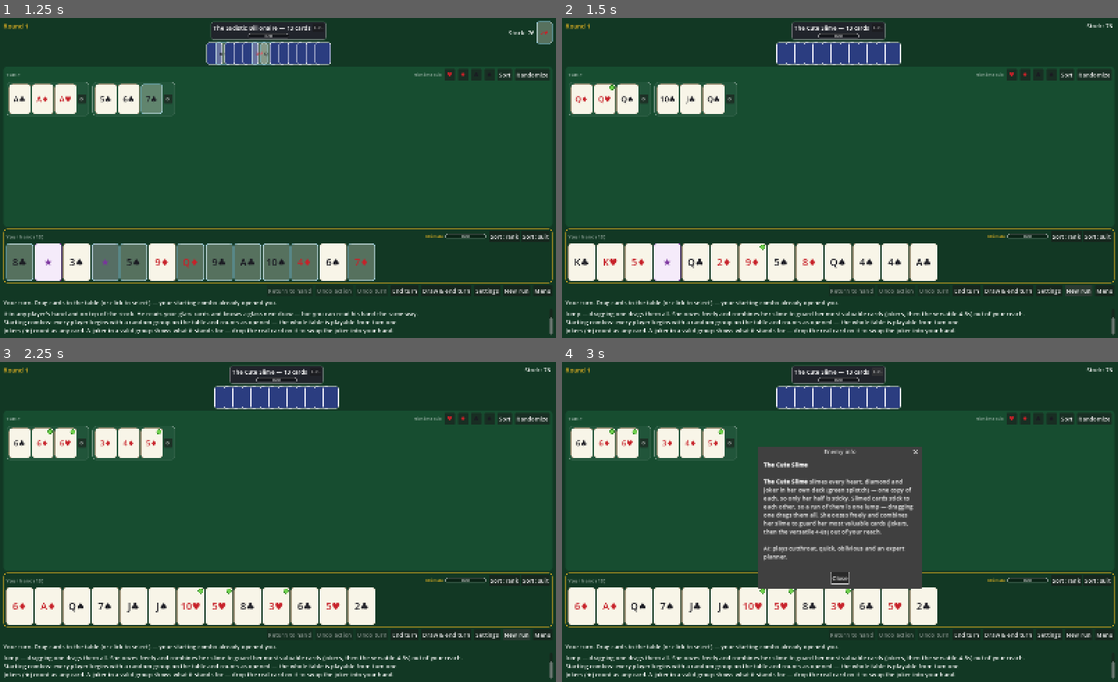
Above: before the commit, frames 1-4 (two rows, left to right).
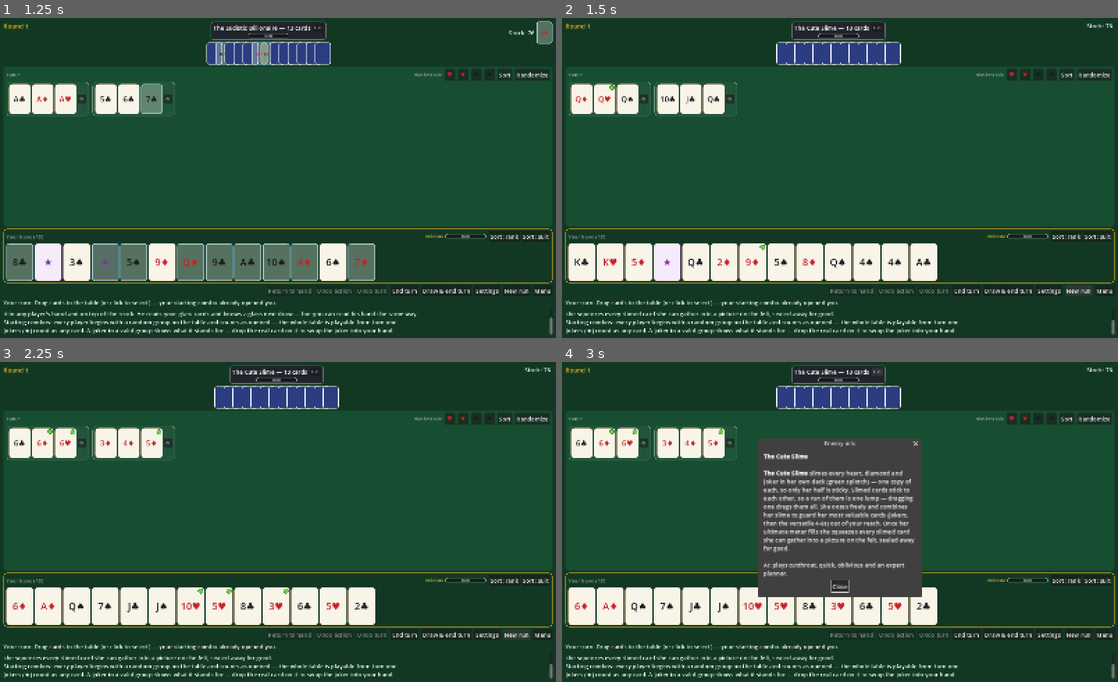
Above: after the commit, the same moments.

Repository: batsling/Machiavelli-Roguelike
Game: Godot game, scene res://scenes/main.tscn
Two runs of this game, one before a commit and one after it. Both use one fixed random seed, a clock stepped at 60 frames per second and the inputs below.
Inputs:
- Up to frame 1 (1.25 s): click "Roguelike run" at 0.5 s
- Up to frame 2 (1.5 s): click "New run" at 1.25 s
- Up to frame 3 (2.25 s): click "New run" at 2 s
- Up to frame 4 (3 s): click "Info" at 2.75 s

Frame 1 is identical in both runs. In frame 2, 0.6% of the frame differs, in the area x 0-100%, y 91-95%; in frame 3, 0.6%; in frame 4, 5.4%, in the area x 0-100%, y 23-95%.

Commit message:
Cute Slime ultimate: seal gathered slime into a picture group
When her ultimate meter fills AND enough slimed cards can be legally
gathered, she squeezes them into a picture on the felt — a heart (16), a
ladybug (12) or a flower (9), the grandest that fits — and her meter resets.

- Gathering: slimed cards from her own hand (naturals first, wildcard
  jokers last, respecting the play cap) plus the table's. Table slime comes
  in two passes: free donations whose groups stay valid (or empty) without
  them, then group-cracking single extractions accepted only when GreedyAI's
  repair engine can legally rearrange the leftovers — the mend is planned
  into the move, so the ultimate always leaves the whole table valid.
- Engine: GameManager.move_cards_to_new_shape stages a picture group on grid
  cells with the usual staging/undo/legality; CardSet.sticky_cluster reads
  grid adjacency inside shapes, so an all-slimed picture moves as one lump
  nothing can legally absorb — the cards are sealed.
- GreedyAI: apply_move realizes shape moves (picture + leftover repair +
  meter drain); picture cards are immovable to every planner and shape
  groups stay out of the deep planner's board model, so no brain (not even
  hers) ever unpicks a picture.
- Templates: ULT_HEART joined by ULT_LADYBUG and ULT_FLOWER; she holds a
  full meter until a picture actually fits.
- Tests: unit coverage (fires with gatherable slime, seals a valid picture,
  resets the meter, holds below full meter or without legal slime) plus
  seeded AI-vs-AI driven games where ultimates fire mid-game with the table
  valid and card conservation intact every turn.

Co-Authored-By: Claude Fable 5 <noreply@anthropic.com>
Claude-Session: https://claude.ai/code/session_01AF6nArXphbTbdramXkH1i3

Diff:
--- a/scripts/ai/cute_slime.gd
+++ b/scripts/ai/cute_slime.gd
@@ -25,18 +25,31 @@
 ## she consolidates her slime, never shuffles in circles. The guard runs even on
 ## a turn with no ordinary play: she reworks the felt and then draws, keeping the
 ## rearrangement (GameManager.draw_and_end_turn), so she never wastes the guard.
-
-## Groundwork for her planned ultimate: once her meter fills she will gather
-## the slimed cards she can and arrange them into a picture on the felt — a
-## heart, a ladybug, a flower — as a shape group (CardSet.set_shape) that any
-## card of can be played off in any direction that feasibly works. The heart
-## template is laid out here as grid cells, row by row:
-##   . X . X .
-##   X X X X X
-##   X X X X X
-##   . X X X .
-##   . . X . .
-## The ladybug and flower templates land with the ultimate itself.
+##
+## Ultimate: when her meter fills AND enough slimed cards can be gathered
+## legally, she squeezes them into a picture on the felt — a heart, a ladybug
+## or a flower (see the template block below) — sealing them away as one
+## immovable lump, and her meter resets. She holds a full meter until a
+## picture actually fits.
+
+## Her ultimate: once her meter is full she gathers every slimed card she can
+## and squeezes them into a picture on the felt — a heart, a ladybug or a
+## flower, grandest first. The slime comes from her own hand (naturals first;
+## her joker wildcards only as a last resort) and from table groups that can
+## legally spare it: the cards left behind in every donor group must still be
+## a valid group, or nothing at all. The picture is a shape group
+## (CardSet.set_shape) — valid as one connected patch — and because every card
+## in it is slimed it moves only as a single lump nothing else on the table
+## can legally absorb: the cards are sealed out of reach. Building it counts
+## as playing the hand cards it swallowed; spending the ultimate resets her
+## meter to zero. Templates are grid cells, row by row:
+##
+##   heart (16)    ladybug (12)    flower (9)
+##   . X . X .      . X X .         . X .
+##   X X X X X      X X X X         X X X
+##   X X X X X      X X X X         . X .
+##   . X X X .      . X X .         X X .
+##   . . X . .                      . X X
 const ULT_HEART: Array[Vector2i] = [
 	Vector2i(1, 0), Vector2i(3, 0),
 	Vector2i(0, 1), Vector2i(1, 1), Vector2i(2, 1), Vector2i(3, 1), Vector2i(4, 1),
@@ -44,6 +57,28 @@
 	Vector2i(1, 3), Vector2i(2, 3), Vector2i(3, 3),
 	Vector2i(2, 4),
 ]
+const ULT_LADYBUG: Array[Vector2i] = [
+	Vector2i(1, 0), Vector2i(2, 0),
+	Vector2i(0, 1), Vector2i(1, 1), Vector2i(2, 1), Vector2i(3, 1),
+	Vector2i(0, 2), Vector2i(1, 2), Vector2i(2, 2), Vector2i(3, 2),
+	Vector2i(1, 3), Vector2i(2, 3),
+]
+const ULT_FLOWER: Array[Vector2i] = [
+	Vector2i(1, 0),
+	Vector2i(0, 1), Vector2i(1, 1), Vector2i(2, 1),
+	Vector2i(1, 2),
+	Vector2i(0, 3), Vector2i(1, 3),
+	Vector2i(1, 4), Vector2i(2, 4),
+]
+
+## The three picture templates, grandest first — the ultimate builds the
+## biggest one the slime at hand can fill.
+static func ult_templates() -> Array[Dictionary]:
+	return [
+		{"name": "heart", "cells": ULT_HEART},
+		{"name": "ladybug", "cells": ULT_LADYBUG},
+		{"name": "flower", "cells": ULT_FLOWER},
+	]
 
 ## Build one of her picture groups from a template and the cards to fill it
 ## (in template order). Needs exactly as many cards as the template has cells;
@@ -71,7 +106,9 @@
 		+ "Slimed cards stick to each other, so a run of them is one lump — " \
 		+ "dragging one drags them all. She oozes freely and combines her slime " \
 		+ "to guard her most valuable cards (jokers, then the versatile 4-8s) " \
-		+ "out of your reach."
+		+ "out of your reach. Once her ultimate meter fills she squeezes every " \
+		+ "slimed card she can gather into a picture on the felt, sealed away " \
+		+ "for good."
 
 ## Slime every heart, diamond and joker that came from her own deck, wherever
 ## they sit right after the deal (the stock and every player's hand). Only her
@@ -105,6 +142,11 @@
 func plan_strategy_move(gm: GameManager) -> Dictionary:
 	if not gm.current_player_is_open():
 		return {}
+	# The ultimate outranks the guard: a charged meter plus enough gatherable
+	# slime for a picture fires it (see the template block above).
+	var ult := _plan_ultimate(gm)
+	if not ult.is_empty():
+		return ult
 	var melds := gm.board.melds
 	# The lock score each group contributes right now, so a candidate only has
 	# to re-score the two groups it changes.
@@ -141,6 +183,205 @@
 						"text": _guard_text(c, _has_joker(grown))}
 	return best
 
+# --- The ultimate -------------------------------------------------------------
+
+## How many board relocations the ultimate may owe the leftover table: after
+## she pulls slimed cards out of their groups, the remainder must be mendable
+## within this many moves (GreedyAI's repair engine), or she takes less.
+const ULT_REPAIR_BUDGET := 12
+
+## The ultimate as a strategy move, or {} when the meter isn't full or no
+## template can be filled legally. She prefers pulling slime OFF THE TABLE
+## (sealing the most valuable cards — jokers, then the versatile 4-8s — away
+## from the player), topping the picture up from her own hand: naturals first,
+## her wildcard jokers only if nothing else reaches the count. Hand cards
+## respect the play cap. GreedyAI.apply_move realizes the move through
+## GameManager.move_cards_to_new_shape (plus the leftover repair) and resets
+## her meter.
+func _plan_ultimate(gm: GameManager) -> Dictionary:
+	var me := gm.current_player()
+	if gm.meter_max <= 0 or me.meter < gm.meter_max:
+		return {}
+	var naturals: Array[Card] = []
+	var jokers: Array[Card] = []
+	for c in me.hand:
+		if not c.is_sticky():
+			continue
+		if c.is_joker:
+			jokers.append(c)
+		else:
+			naturals.append(c)
+	var hand_cap := naturals.size() + jokers.size()
+	if gm.max_plays_per_turn > 0:
+		hand_cap = clampi(gm.max_plays_per_turn - gm.cards_played_this_turn(), 0, hand_cap)
+	# A cheap ceiling on what could ever be gathered, so hopeless templates
+	# are skipped before any repair work is spent.
+	var table_slimed := 0
+	for m in gm.board.melds:
+		if m.is_shape():
+			continue
+		for c in m.cards:
+			if c.is_sticky():
+				table_slimed += 1
+	for template: Dictionary in ult_templates():
+		var cells: Array[Vector2i] = template["cells"]
+		var need := cells.size()
+		if table_slimed + hand_cap < need:
+			continue
+		var gathered := _gather_table_slime(gm, need, need - mini(hand_cap, need))
+		if gathered.is_empty():
+			continue
+		var pick: Array[Card] = (gathered["cards"] as Array[Card]).duplicate()
+		var hand_needed: int = need - pick.size()
+		var natural_count := mini(hand_needed, naturals.size())
+		for i in natural_count:
+			pick.append(naturals[i])
+		for i in hand_needed - natural_count:
+			pick.append(jokers[i])
+		var placed := {}
+		for i in cells.size():
+			placed[pick[i]] = cells[i]
+		return {"cards": pick, "dest": null, "shape_cells": placed,
+			"shape_repair": gathered["final_melds"],
+			"shape_repair_moved": gathered["moved"],
+			"ult": true, "strategy": true,
+			"text": "unleashes her ultimate — squeezes %d slimed cards into a %s on the felt"
+				% [pick.size(), template["name"]]}
+	return {}
+
+## Gather up to `want` slimed cards off the table, never leaving leftovers
+## that can't be legally rearranged. Phase 1 takes the free donations — cards
+## whose groups stay valid (or empty) without them, chosen by the per-group
+## subset DP below. Phase 2 cracks groups open one slimed card at a time,
+## keeping only extractions GreedyAI's repair engine can still mend within
+## ULT_REPAIR_BUDGET relocations. Returns {} when fewer than `min_take` cards
+## are gatherable; otherwise {"cards": the extracted slime, "final_melds": the
+## repaired leftover board (Array of Array[Card]), "moved": the cards the
+## repair relocates} — the caller owes the table that rearrangement.
+func _gather_table_slime(gm: GameManager, want: int, min_take: int) -> Dictionary:
+	# Phase 1: the best free donations, at most one batch per group.
+	var donations: Array = []
+	for m in gm.board.melds:
+		if m.is_shape():
+			continue
+		var options := _donation_options(m)
+		if not options.is_empty():
+			donations.append(options)
+	var dp := {0: {"score": 0, "picks": []}}
+	for options: Array in donations:
+		var next := {}
+		for s: int in dp:
+			_dp_offer(next, s, dp[s]["score"], dp[s]["picks"])
+			for take: Array in options:
+				var s2: int = s + take.size()
+				if s2 > want:
+					continue
+				var picks: Array = (dp[s]["picks"] as Array).duplicate()
+				picks.append(take)
+				_dp_offer(next, s2, dp[s]["score"] + _donation_score(take), picks)
+		dp = next
+	var taken: Array[Card] = []
+	for count in range(want, -1, -1):
+		if dp.has(count):
+			for take: Array in dp[count]["picks"]:
+				for c: Card in take:
+					taken.append(c)
+			break
+	# The leftover board as a model the repair engine understands.
+	var model: Array = []
+	for m in gm.board.melds:
+		if m.is_shape():
+			continue
+		var arr: Array[Card] = m.cards.duplicate()
+		for c in taken:
+			arr.erase(c)
+		model.append(arr)
+	# Phase 2: crack groups open a card at a time, most valuable slime first.
+	if taken.size() < want:
+		var singles: Array[Card] = []
+		for arr: Array[Card] in model:
+			for c in arr:
+				if c.is_sticky():
+					singles.append(c)
+		singles.sort_custom(func(a: Card, b: Card) -> bool:
+			return _importance(a) > _importance(b))
+		for c in singles:
+			if taken.size() >= want:
+				break
+			var arr := _model_arr_of(model, c)
+			arr.erase(c)
+			var probe := _copy_model(model)
+			if GreedyAI._repair_board(probe, ULT_REPAIR_BUDGET, {}, [0]) == null:
+				arr.append(c)  # this one can't leave legally — put it back
+			else:
+				taken.append(c)
+	if taken.size() < min_take:
+		return {}
+	# Mend the leftover for real. Every phase-2 step was verified mendable, so
+	# this can only be the no-op mend of an already-valid leftover, or the
+	# same repair the last verification found.
+	var repairs: Variant = GreedyAI._repair_board(model, ULT_REPAIR_BUDGET, {}, [0])
+	if repairs == null:
+		return {}
+	var moved: Array[Card] = []
+	for op: Dictionary in repairs:
+		moved.append(op["card"])
+	var final_melds: Array = []
+	for arr: Array[Card] in model:
+		if not arr.is_empty():
+			final_melds.append(arr)
+	return {"cards": taken, "final_melds": final_melds, "moved": moved}
+
+## The model group currently holding this card.
+func _model_arr_of(model: Array, c: Card) -> Array[Card]:
+	for arr: Array[Card] in model:
+		if arr.has(c):
+			return arr
+	var none: Array[Card] = []
+	return none
+
+## A working copy of a board model (fresh inner arrays, shared card refs).
+func _copy_model(model: Array) -> Array:
+	var out: Array = []
+	for arr: Array[Card] in model:
+		out.append(arr.duplicate())
+	return out
+
+## Every non-empty batch of slimed cards this group can give up legally: the
+## cards left behind must still be a valid group, or nothing at all (only
+## possible when the whole group was slimed). Enumerated exhaustively — a
+## group holds at most 13 cards.
+func _donation_options(m: CardSet) -> Array:
+	var slimed: Array[Card] = []
+	for c in m.cards:
+		if c.is_sticky():
+			slimed.append(c)
+	var out: Array = []
+	if slimed.is_empty() or slimed.size() > 13:
+		return out
+	for mask in range(1, 1 << slimed.size()):
+		var take: Array[Card] = []
+		for i in slimed.size():
+			if mask & (1 << i):
+				take.append(slimed[i])
+		var rest: Array[Card] = m.cards.duplicate()
+		for c in take:
+			rest.erase(c)
+		if rest.is_empty() or Rules.is_valid_meld(rest):
+			out.append(take)
+	return out
+
+## Keep the best-scoring way to reach each table-card count.
+func _dp_offer(dp: Dictionary, count: int, score: int, picks: Array) -> void:
+	if not dp.has(count) or dp[count]["score"] < score:
+		dp[count] = {"score": score, "picks": picks}
+
+func _donation_score(take: Array) -> int:
+	var score := 0
+	for c: Card in take:
+		score += _importance(c)
+	return score
+
 func _guard_text(c: Card, seals_joker: bool) -> String:
 	if seals_joker:
 		return "oozes %s over to seal a joker in slime" % c.label()
--- a/scripts/ai/greedy_ai.gd
+++ b/scripts/ai/greedy_ai.gd
@@ -409,9 +409,14 @@
 		if pulls.size() > budget:
 			continue
 		# Board model minus the pulled cards; the target itself is valid, so only
-		# the donor melds it thinned might need repairing.
+		# the donor melds it thinned might need repairing. Shape (picture)
+		# groups stay out of the model entirely: they are valid by shape rules
+		# (a line-rule repair would read them as broken), their cards are
+		# immovable, and _apply_rearrange only ever moves modelled cards.
 		var melds: Array = []
 		for m in gm.board.melds:
+			if m.is_shape():
+				continue
 			var arr: Array[Card] = m.cards.duplicate()
 			for p in pulls:
 				arr.erase(p)
@@ -450,15 +455,16 @@
 
 ## Table cards the current player must not lift on their own: those slimed into
 ## a cluster with a neighbour (lifting one drags the whole cluster). A player
-## that ignores_sticky (the Cute Slime) has none. The deep planner simply leaves
-## these where they are, planning only moves it can actually make.
+## that ignores_sticky (the Cute Slime) has none. Cards sealed inside a shape
+## (picture) group are immovable for EVERYONE — even the slime's own planner
+## never unpicks her ultimate. The deep planner simply leaves these where they
+## are, planning only moves it can actually make.
 static func _immovable_cards(gm: GameManager) -> Dictionary:
 	var out := {}
-	if gm.current_player().ignores_sticky:
-		return out
+	var slides_freely := gm.current_player().ignores_sticky
 	for m in gm.board.melds:
 		for c in m.cards:
-			if m.sticky_cluster(c).size() > 1:
+			if m.is_shape() or (not slides_freely and m.sticky_cluster(c).size() > 1):
 				out[c] = true
 	return out
 
@@ -828,6 +834,22 @@
 		if profile != null and profile.picks_safe_joker_reps() and not gm.board.melds.is_empty():
 			_choose_joker_reps(gm, gm.board.melds[-1])
 		return
+	# An ultimate-style shape move builds a picture group on its grid cells
+	# (the Cute Slime's ult). Pulling the picture's cards out may have broken
+	# donor groups; the move carries the repair (planned by the same engine as
+	# deep rearrangements) that mends the leftover table. Spending the
+	# ultimate drains the meter.
+	if move.has("shape_cells"):
+		var shape_err := gm.move_cards_to_new_shape(move["cards"], move["shape_cells"])
+		if shape_err != "":
+			push_warning("GreedyAI staged an illegal shape move (%s)" % shape_err)
+			return
+		if move.has("shape_repair"):
+			_apply_rearrange(gm, {"rearrange": move["shape_repair"],
+				"cards": move["shape_repair_moved"]})
+		if move.get("ult", false):
+			gm.current_player().meter = 0
+		return
 	var cards: Array[Card] = move["cards"]
 	var dest: CardSet = move["dest"]
 	var err := ""
--- a/scripts/engine/card_set.gd
+++ b/scripts/engine/card_set.gd
@@ -147,7 +147,10 @@
 ## card with no slimed neighbour) is always its own singleton. Adjacency is read
 ## from the meld's display order — what the player actually sees on the felt —
 ## so the cards it drags are the cards sitting next to it, and the cluster is
-## returned in that left-to-right order.
+## returned in that left-to-right order. In a shape (picture) group adjacency
+## is the grid instead: slimed cards touching up/down/left/right stick, so a
+## picture built entirely of slimed cards (the slime's ultimate) moves as one
+## lump — which nothing else on the table can legally absorb, sealing it.
 func sticky_cluster(start_card: Card) -> Array[Card]:
 	var cluster: Array[Card] = []
 	if not cards.has(start_card):
@@ -155,6 +158,8 @@
 	if not start_card.is_sticky():
 		cluster.append(start_card)
 		return cluster
+	if is_shape():
+		return _shape_sticky_cluster(start_card)
 	var order := Rules.display_order(cards)
 	var idx := order.find(start_card)
 	var lo := idx
@@ -166,3 +171,22 @@
 	for i in range(lo, hi + 1):
 		cluster.append(order[i])
 	return cluster
+
+## Flood the shape's grid from start_card over slimed cards touching edge to
+## edge — the picture-group reading of the sticky bond.
+func _shape_sticky_cluster(start_card: Card) -> Array[Card]:
+	var cluster: Array[Card] = []
+	var frontier: Array[Card] = [start_card]
+	var seen := {}
+	while not frontier.is_empty():
+		var c: Card = frontier.pop_back()
+		if seen.has(c):
+			continue
+		seen[c] = true
+		cluster.append(c)
+		var cell: Vector2i = shape_cells[c]
+		for step in [Vector2i.LEFT, Vector2i.RIGHT, Vector2i.UP, Vector2i.DOWN]:
+			var n := card_at(cell + step)
+			if n != null and n.is_sticky() and not seen.has(n):
+				frontier.append(n)
+	return cluster
--- a/scripts/engine/game_manager.gd
+++ b/scripts/engine/game_manager.gd
@@ -193,6 +193,33 @@
 	_lock_table_jokers()
 	return ""
 
+## Move cards (from hand and/or table) into a brand-new SHAPE (picture) group
+## laid out on the given grid cells — `cells` maps every moved card to its
+## Vector2i cell, exactly one per card. Same staging, undo and legality as
+## move_cards_to_new_meld; the picture itself is valid when its cells form one
+## connected patch (CardSet). This is what the Cute Slime's ultimate plays
+## through. Returns "" on success or a human-readable reason.
+func move_cards_to_new_shape(cards_to_move: Array[Card], cells: Dictionary) -> String:
+	if cards_to_move.is_empty():
+		return ""
+	# The sticky expansion must not smuggle in cards the picture has no cell
+	# for (a mover bound by slime could drag extras along), so settle the real
+	# card list first and demand a perfect card<->cell match.
+	cards_to_move = _expand_sticky(cards_to_move)
+	if cards_to_move.size() != cells.size():
+		return "The picture needs exactly one cell per card."
+	for c in cards_to_move:
+		if not cells.has(c):
+			return "The picture needs exactly one cell per card."
+	var err := move_cards_to_new_meld(cards_to_move)
+	if err != "":
+		return err
+	# move_cards_to_new_meld appends the new group last; shape it in place.
+	var meld: CardSet = board.melds[-1]
+	meld.set_shape(cells)
+	board_changed.emit()
+	return ""
+
 ## Layout groundwork (no card grants this in normal play yet — a future card
 ## mechanic will): stage a brand-new group that CROSSES an existing one at
 ## `pivot`. The pivot card stays in its current group AND becomes a member of
--- a/tests/layout_check.gd
+++ b/tests/layout_check.gd
@@ -29,6 +29,9 @@
 	_test_cross_meld_undo_and_removal()
 	_test_shape_groups()
 	_test_board_grid()
+	_test_slime_ultimate()
+	_test_slime_ultimate_gates()
+	_test_ult_in_driven_games()
 	await _test_rendering()
 	if ok:
 		print("layout_check: PASS")
@@ -210,6 +213,147 @@
 	if BoardGrid.neighbors(board, four_h).size() != 1:
 		_fail("the tail of the cross has exactly one neighbor")
 
+func _slimed(rank: int, suit: String) -> Card:
+	var c := _card(rank, suit)
+	c.effects.append(Card.Effect.STICKY)
+	return c
+
+## A rogue-style 1v1 where the slime's seat is the current player: open,
+## sticky-immune, meter full, with the given hand and table.
+func _slime_gm(hand: Array[Card], melds: Array[CardSet]) -> GameManager:
+	var gm := GameManager.new()
+	gm.setup(["You", "Slime"], 5, 7)
+	gm.board.melds.assign(melds)
+	gm.turn_index = 1
+	var her := gm.players[1]
+	her.has_opened = true
+	her.ignores_sticky = true
+	her.meter = gm.meter_max
+	her.hand = hand.duplicate()
+	gm._begin_turn()
+	return gm
+
+## The ultimate: a full meter plus enough gatherable slime builds the biggest
+## picture that fits, seals it as one lump, and resets the meter.
+func _test_slime_ultimate() -> void:
+	var slime := CuteSlime.new()
+	# Table slime she can take legally: a fully slimed 5-card run (whole group
+	# may leave) and a slimed 8 in a set of four (the leftover trio stays
+	# valid). The clean set of jacks must not be touched.
+	var run := _meld([_slimed(3, "hearts"), _slimed(4, "hearts"), _slimed(5, "hearts"),
+		_slimed(6, "hearts"), _slimed(7, "hearts")])
+	var eights := _meld([_slimed(8, "diamonds"), _card(8, "clubs"), _card(8, "spades"),
+		_card(8, "hearts")])
+	var jacks := _meld([_card(11, "hearts"), _card(11, "clubs"), _card(11, "spades")])
+	# Three slimed naturals in hand: 5 + 1 + 3 = 9 — exactly the flower.
+	var hand: Array[Card] = [_slimed(9, "diamonds"), _slimed(10, "diamonds"),
+		_slimed(12, "hearts"), _card(2, "clubs")]
+	var gm := _slime_gm(hand, [run, eights, jacks] as Array[CardSet])
+	var move := slime.plan_strategy_move(gm)
+	if not move.get("ult", false):
+		_fail("a full meter with 9 gatherable slimed cards should fire the ultimate")
+		gm.free()
+		return
+	if (move["cards"] as Array).size() != 9:
+		_fail("the ultimate should fill the 9-card flower, got %d cards"
+			% (move["cards"] as Array).size())
+	GreedyAI.apply_move(gm, move)
+	var picture: CardSet = gm.board.melds[-1]
+	if not picture.is_shape() or picture.cards.size() != 9 or not picture.is_valid():
+		_fail("the ultimate should leave a valid 9-card picture on the table")
+	if gm.players[1].meter != 0:
+		_fail("spending the ultimate should reset her meter, got %d" % gm.players[1].meter)
+	if gm.board.meld_of(hand[0]) != picture:
+		_fail("her slimed hand cards should be inside the picture")
+	for m in gm.board.melds:
+		if not m.is_valid():
+			_fail("the ultimate left an invalid group behind: %d cards" % m.cards.size())
+	if jacks.cards.size() != 3:
+		_fail("the clean set of jacks must be untouched")
+	if eights.cards.size() != 3:
+		_fail("the slimed eight should leave its set of four (leftover trio valid)")
+	# The picture is one sticky lump: lifting any card drags the whole picture.
+	if picture.sticky_cluster(picture.cards[0]).size() != 9:
+		_fail("the picture should move as one 9-card lump")
+	if gm.commit_turn() != "":
+		_fail("the turn ending on the ultimate should commit")
+	# Her planner never unpicks the picture on later turns.
+	if not GreedyAI._immovable_cards(gm).has(picture.cards[0]):
+		_fail("picture cards should be immovable to every planner")
+	gm.free()
+
+## Gates: no ult below a full meter, and a full meter holds until the slime on
+## offer can legally fill a template.
+func _test_slime_ultimate_gates() -> void:
+	var slime := CuteSlime.new()
+	# Enough slime, but the meter isn't full.
+	var run := _meld([_slimed(3, "hearts"), _slimed(4, "hearts"), _slimed(5, "hearts"),
+		_slimed(6, "hearts"), _slimed(7, "hearts")])
+	var hand: Array[Card] = [_slimed(9, "diamonds"), _slimed(10, "diamonds"),
+		_slimed(12, "hearts"), _slimed(2, "hearts")]
+	var gm := _slime_gm(hand, [run] as Array[CardSet])
+	gm.players[1].meter = gm.meter_max - 1
+	if slime.plan_strategy_move(gm).get("ult", false):
+		_fail("the ultimate must wait for a full meter")
+	gm.free()
+	# Full meter, but the only table slime is locked into its group: a set of
+	# three with one slimed card can't spare it (leftover pair invalid), and
+	# 3 hand cards alone can't fill the 9-card flower.
+	var trio := _meld([_slimed(6, "diamonds"), _card(6, "clubs"), _card(6, "spades")])
+	var gm2 := _slime_gm([_slimed(9, "diamonds"), _slimed(10, "diamonds"),
+		_slimed(12, "hearts")] as Array[Card], [trio] as Array[CardSet])
+	var move := slime.plan_strategy_move(gm2)
+	if move.get("ult", false):
+		_fail("without enough legally gatherable slime the ultimate must hold")
+	if trio.cards.size() != 3:
+		_fail("planning alone must not touch the table")
+	gm2.free()
+
+## The ultimate fires inside real driven games: seeded 1v1s against the slime
+## with a tiny per-card meter so it charges fast. Core invariants (valid
+## table, card conservation) hold after every turn, every game still
+## finishes, and at least one game grows a picture on the felt.
+func _test_ult_in_driven_games() -> void:
+	var pictures := 0
+	for seed_value in [1, 2, 3]:
+		var gm := GameManager.new()
+		gm.setup(["You", "The Cute Slime"], 13, seed_value, true)
+		gm.draw_per_turn = 2
+		gm.max_plays_per_turn = 13
+		gm.meter_max = 5
+		gm.meter_gain = 1
+		gm.meter_per_card = true
+		var slime := CuteSlime.new()
+		slime.on_combat_start(gm)
+		var profile := slime.make_profile(seed_value)
+		var turns := 0
+		var saw_picture := false
+		while not gm.is_game_over and turns < 400:
+			var enemy: Enemy = slime if gm.current_player().is_opponent else null
+			GreedyAI.take_turn(gm, profile, enemy)
+			turns += 1
+			if not gm.board.all_valid():
+				_fail("ult game %d: invalid table after turn %d" % [seed_value, turns])
+				break
+			var count := gm.deck.size() + gm.board.all_cards().size()
+			for p in gm.players:
+				count += p.hand.size()
+			if count != 108:
+				_fail("ult game %d: card conservation broken (%d) after turn %d"
+					% [seed_value, count, turns])
+				break
+			for m in gm.board.melds:
+				if m.is_shape():
+					saw_picture = true
+		if not gm.is_game_over:
+			_fail("ult game %d: did not finish within 400 turns" % seed_value)
+		if saw_picture:
+			pictures += 1
+		gm.free()
+	print("ult games: %d of 3 grew a picture" % pictures)
+	if pictures == 0:
+		_fail("no seeded ult game ever built a picture — the ultimate never fired")
+
 ## Rendering: a vertical group lays its cards out in a column, and a cross
 ## renders as one grid panel with gaps where no card sits.
 func _test_rendering() -> void:
